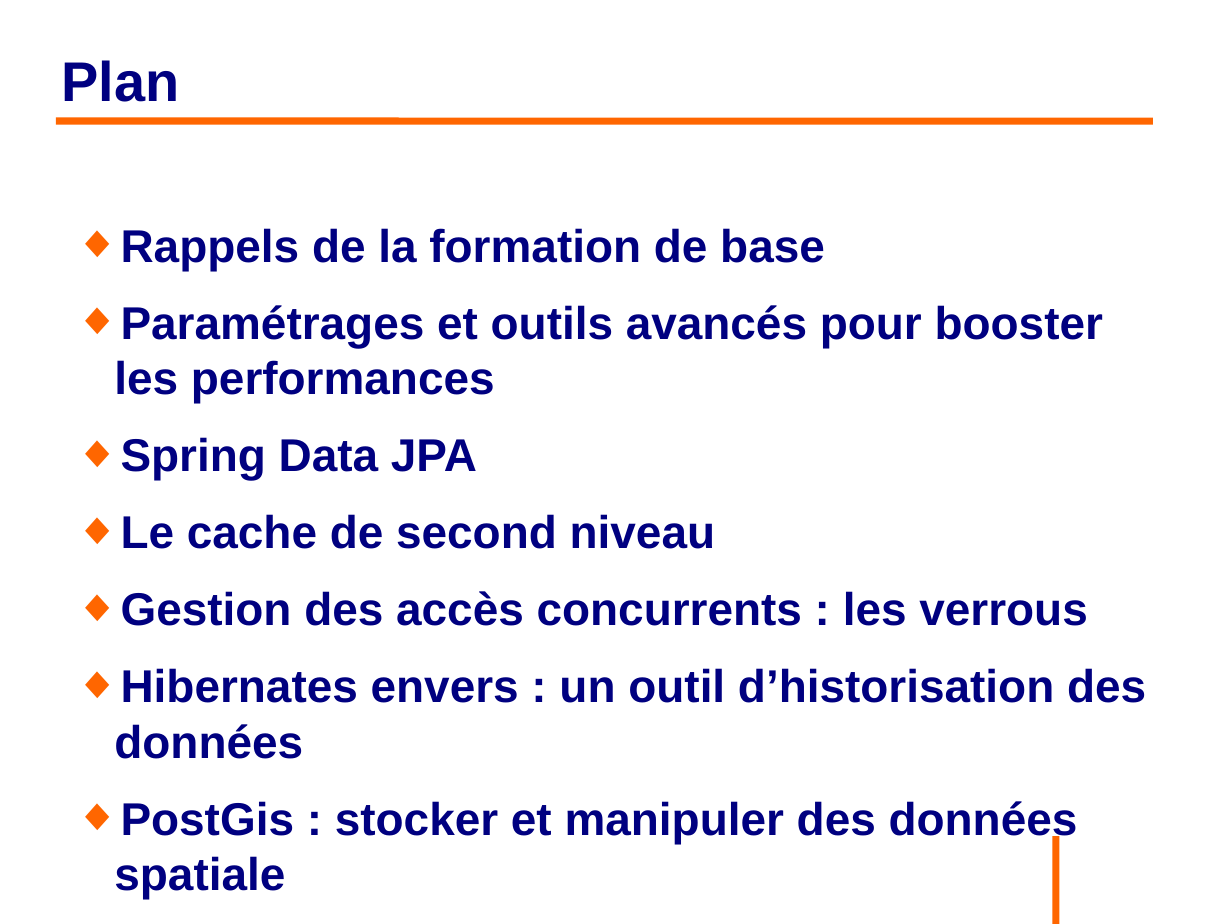
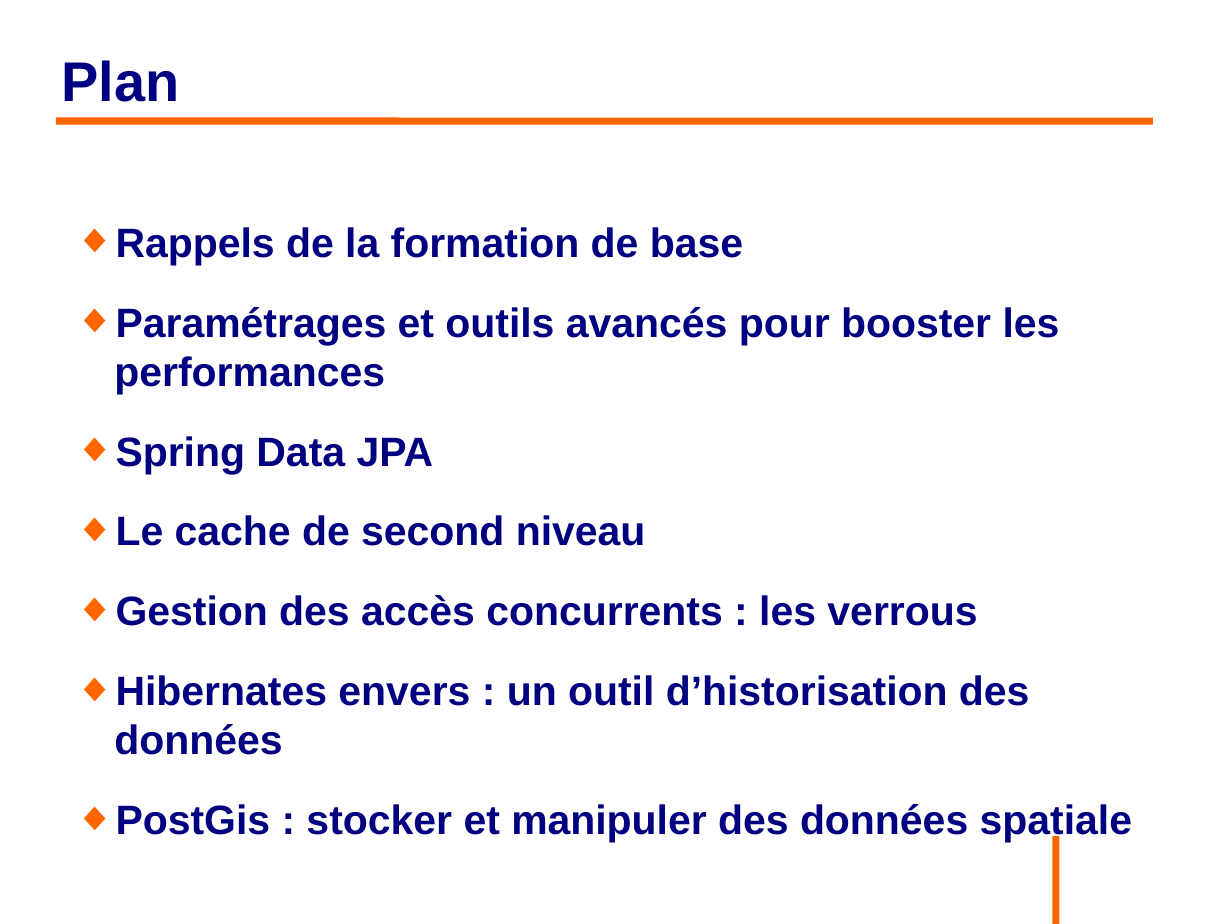
Before and after one commit to philphils/formation-hibernate-avancee, a slide deck: slide 2 of Documentation/diapo_formation_hibernate_avancee.odp. Drawn at 1232x924 pixels with LibreOffice and Linux fonts; fonts in the diff are those of the drawing; background and template pictures are left out. Boxes give left, top, right and bottom in pixels: in the first picture for what was removed or moved away, otherwise in the second. Text is boxed around its words. In the diff, an @@ line names an element or a change of style, - is before the commit and + after.

Commit message:
Permière partie rappel et installation projet

```diff
--- a/Documentation/diapo_formation_hibernate_avancee.odp
+++ b/Documentation/diapo_formation_hibernate_avancee.odp
@@ text "Rappels de la formation de ..." at bbox=[114, 227, 1132, 843]: size 29.6 to 26.4 pt; more space between paragraphs @@
```
Also in this commit, not shown: 1 other slide changed, 6 slides added.
